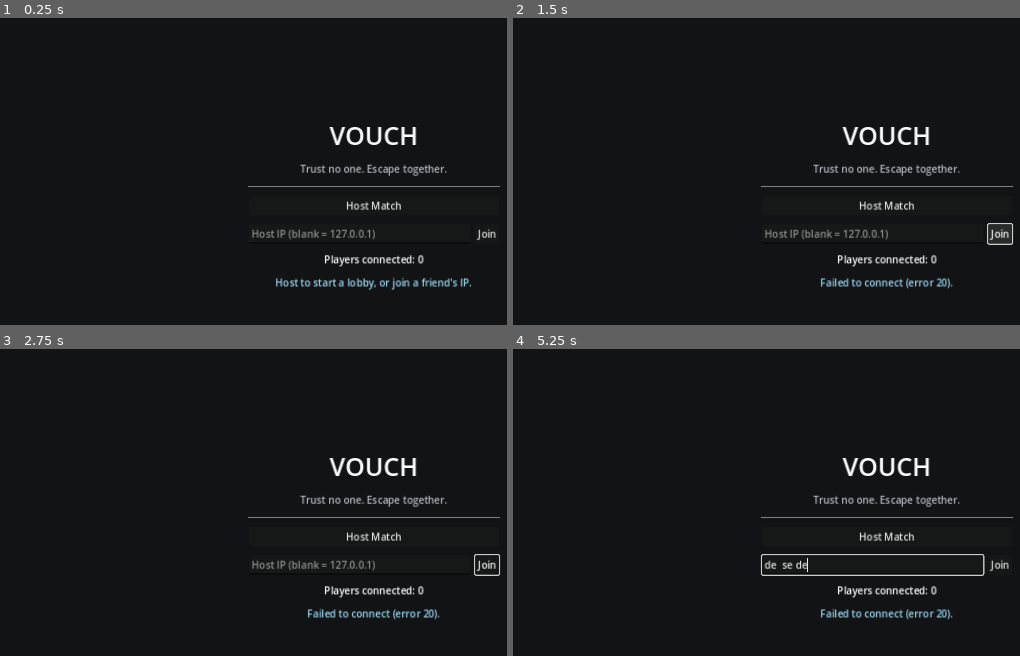
Above: before the commit, frames 1-4 (two rows, left to right).
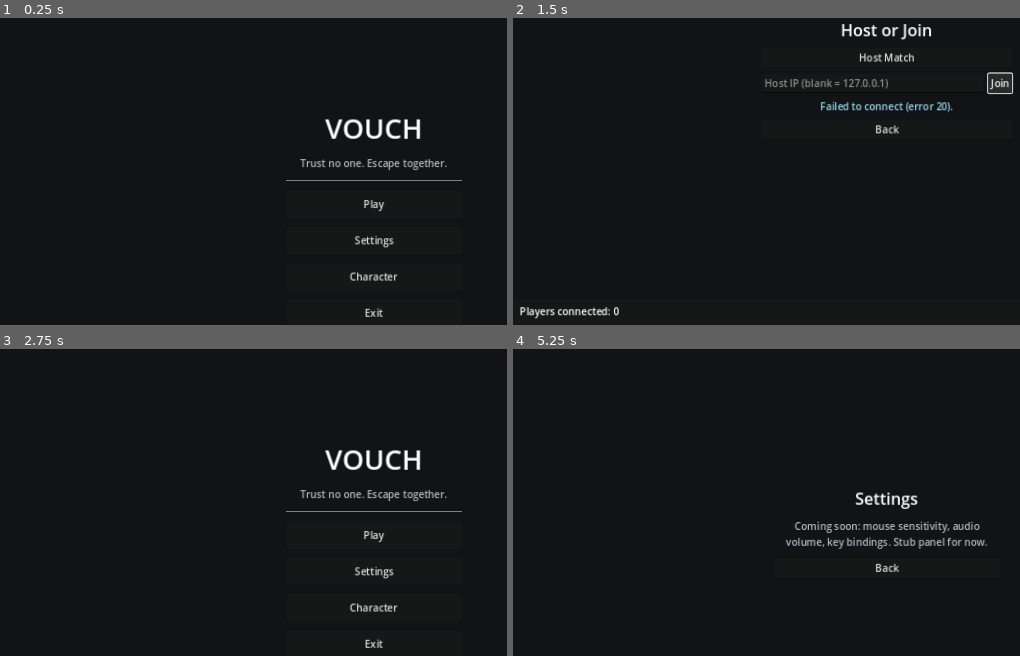
Above: after the commit, the same moments.

Repository: Kyrony/Vouch
Game: Godot game, scene res://scenes/Main.tscn
The game is run twice, just before and just after one commit, with the same random seed, the same clock (stepped at 60 frames per second) and the same inputs.
Inputs (mouse positions are in pixels of both pictures, inside the frame that each line leads up to):
- Up to frame 1 (0.25 s): no input
- Up to frame 2 (1.5 s): click (888, 205) at 0.5 s, where only the run before the commit has a clickable "Host Match"; click "Join" at 1.25 s
- Up to frame 3 (2.75 s): click (375, 459) at 2 s, where only the run after the commit has a clickable "Back"
- Up to frame 4 (5.25 s): click (888, 570) at 2.75 s, where only the run after the commit has a clickable "Settings"; tap Enter at 3.5, 5 s; move the mouse to (outside the picture) at 3.52 s; hold D (move_right) 3.53-4.28 s; hold E (interact) 3.53-4.28 s; tap Space (jump) at 3.77, 4.25, 4.52 s; move the mouse to (725, 570) at 4.27 s; hold S (move_back) 4.28-5.03 s; tap E (interact) at 4.35 s; move the mouse to (969, 450) at 5.02 s; hold D (move_right) from 5.03 s (still down); hold E (interact) from 5.03 s (still down)

The runs differ from the first frame. In frame 1, 4.0% of the frame differs, in the area x 48-99%, y 32-98%; in frame 2, 4.7%, in the area x 1-99%, y 1-99%; in frame 3, 3.9%; in frame 4, 4.2%.

Commit message:
Redesign Lobby into Home screen (Play/Settings/Character/Exit) with live joined-player list
Co-authored-by: Kyle Bruns <Kyrony@users.noreply.github.com>

Diff:
--- a/scenes/Lobby/Lobby.tscn
+++ b/scenes/Lobby/Lobby.tscn
@@ -20,66 +20,242 @@
 grow_vertical = 2
 color = Color(0.07, 0.075, 0.08, 1)
 
-[node name="VBoxContainer" type="VBoxContainer" parent="."]
+[node name="HomePanel" type="Control" parent="."]
+layout_mode = 1
+anchors_preset = 15
+anchor_right = 1.0
+anchor_bottom = 1.0
+grow_horizontal = 2
+grow_vertical = 2
+
+[node name="VBoxContainer" type="VBoxContainer" parent="HomePanel"]
 layout_mode = 1
 anchors_preset = 8
 anchor_left = 0.5
 anchor_top = 0.5
 anchor_right = 0.5
 anchor_bottom = 0.5
+offset_left = -140.0
+offset_top = -170.0
+offset_right = 140.0
+offset_bottom = 170.0
+grow_horizontal = 2
+grow_vertical = 2
+theme_override_constants/separation = 14
+
+[node name="TitleLabel" type="Label" parent="HomePanel/VBoxContainer"]
+layout_mode = 2
+theme_override_font_sizes/font_size = 44
+horizontal_alignment = 1
+text = "VOUCH"
+
+[node name="SubtitleLabel" type="Label" parent="HomePanel/VBoxContainer"]
+layout_mode = 2
+theme_override_colors/font_color = Color(0.7, 0.72, 0.76, 1)
+horizontal_alignment = 1
+text = "Trust no one. Escape together."
+autowrap_mode = 3
+
+[node name="HSeparator" type="HSeparator" parent="HomePanel/VBoxContainer"]
+layout_mode = 2
+
+[node name="PlayButton" type="Button" parent="HomePanel/VBoxContainer"]
+layout_mode = 2
+custom_minimum_size = Vector2(0, 44)
+text = "Play"
+
+[node name="SettingsButton" type="Button" parent="HomePanel/VBoxContainer"]
+layout_mode = 2
+custom_minimum_size = Vector2(0, 44)
+text = "Settings"
+
+[node name="CharacterButton" type="Button" parent="HomePanel/VBoxContainer"]
+layout_mode = 2
+custom_minimum_size = Vector2(0, 44)
+text = "Character"
+
+[node name="ExitButton" type="Button" parent="HomePanel/VBoxContainer"]
+layout_mode = 2
+custom_minimum_size = Vector2(0, 44)
+text = "Exit"
+
+[node name="PlayPanel" type="Control" parent="."]
+visible = false
+layout_mode = 1
+anchors_preset = 15
+anchor_right = 1.0
+anchor_bottom = 1.0
+grow_horizontal = 2
+grow_vertical = 2
+
+[node name="VBoxContainer" type="VBoxContainer" parent="PlayPanel"]
+layout_mode = 1
+anchors_preset = 8
+anchor_left = 0.5
+anchor_top = 0.0
+anchor_right = 0.5
+anchor_bottom = 0.0
 offset_left = -200.0
-offset_top = -160.0
+offset_top = 40.0
 offset_right = 200.0
-offset_bottom = 160.0
-grow_horizontal = 2
-grow_vertical = 2
-theme_override_constants/separation = 14
-
-[node name="TitleLabel" type="Label" parent="VBoxContainer"]
-layout_mode = 2
-theme_override_font_sizes/font_size = 40
-horizontal_alignment = 1
-text = "VOUCH"
-
-[node name="SubtitleLabel" type="Label" parent="VBoxContainer"]
-layout_mode = 2
-theme_override_colors/font_color = Color(0.7, 0.72, 0.76, 1)
-horizontal_alignment = 1
-text = "Trust no one. Escape together."
-autowrap_mode = 3
-
-[node name="HSeparator" type="HSeparator" parent="VBoxContainer"]
-layout_mode = 2
-
-[node name="HostButton" type="Button" parent="VBoxContainer"]
+offset_bottom = 320.0
+grow_horizontal = 2
+theme_override_constants/separation = 10
+
+[node name="TitleLabel" type="Label" parent="PlayPanel/VBoxContainer"]
+layout_mode = 2
+theme_override_font_sizes/font_size = 26
+horizontal_alignment = 1
+text = "Host or Join"
+
+[node name="HostButton" type="Button" parent="PlayPanel/VBoxContainer"]
 layout_mode = 2
 text = "Host Match"
 
-[node name="JoinRow" type="HBoxContainer" parent="VBoxContainer"]
+[node name="JoinRow" type="HBoxContainer" parent="PlayPanel/VBoxContainer"]
 layout_mode = 2
 theme_override_constants/separation = 8
 
-[node name="IPInput" type="LineEdit" parent="VBoxContainer/JoinRow"]
+[node name="IPInput" type="LineEdit" parent="PlayPanel/VBoxContainer/JoinRow"]
 layout_mode = 2
 size_flags_horizontal = 3
 placeholder_text = "Host IP (blank = 127.0.0.1)"
 
-[node name="JoinButton" type="Button" parent="VBoxContainer/JoinRow"]
+[node name="JoinButton" type="Button" parent="PlayPanel/VBoxContainer/JoinRow"]
 layout_mode = 2
 text = "Join"
 
-[node name="StartMatchButton" type="Button" parent="VBoxContainer"]
+[node name="StartMatchButton" type="Button" parent="PlayPanel/VBoxContainer"]
 layout_mode = 2
 text = "Start Match (host only)"
 
-[node name="PlayerCountLabel" type="Label" parent="VBoxContainer"]
-layout_mode = 2
-horizontal_alignment = 1
+[node name="StatusLabel" type="Label" parent="PlayPanel/VBoxContainer"]
+layout_mode = 2
+theme_override_colors/font_color = Color(0.6, 0.85, 0.95, 1)
+horizontal_alignment = 1
+autowrap_mode = 3
+text = "Host to start a lobby, or join a friend's IP."
+
+[node name="BackButton" type="Button" parent="PlayPanel/VBoxContainer"]
+layout_mode = 2
+text = "Back"
+
+[node name="PlayerListPanel" type="Panel" parent="PlayPanel"]
+layout_mode = 1
+anchors_preset = 12
+anchor_top = 0.68
+anchor_right = 1.0
+anchor_bottom = 1.0
+offset_left = 40.0
+offset_top = 0.0
+offset_right = -40.0
+offset_bottom = -30.0
+grow_horizontal = 2
+grow_vertical = 0
+
+[node name="VBoxContainer" type="VBoxContainer" parent="PlayPanel/PlayerListPanel"]
+layout_mode = 1
+anchors_preset = 15
+anchor_right = 1.0
+anchor_bottom = 1.0
+grow_horizontal = 2
+grow_vertical = 2
+offset_left = 12.0
+offset_top = 8.0
+offset_right = -12.0
+offset_bottom = -8.0
+
+[node name="PlayerCountLabel" type="Label" parent="PlayPanel/PlayerListPanel/VBoxContainer"]
+layout_mode = 2
+theme_override_font_sizes/font_size = 16
 text = "Players connected: 0"
 
-[node name="StatusLabel" type="Label" parent="VBoxContainer"]
-layout_mode = 2
-theme_override_colors/font_color = Color(0.6, 0.85, 0.95, 1)
-horizontal_alignment = 1
-autowrap_mode = 3
-text = "Host to start a lobby, or join a friend's IP."
+[node name="PlayerListScroll" type="ScrollContainer" parent="PlayPanel/PlayerListPanel/VBoxContainer"]
+layout_mode = 2
+size_flags_vertical = 3
+
+[node name="PlayerListBox" type="VBoxContainer" parent="PlayPanel/PlayerListPanel/VBoxContainer/PlayerListScroll"]
+layout_mode = 2
+size_flags_horizontal = 3
+
+[node name="SettingsPanel" type="Control" parent="."]
+visible = false
+layout_mode = 1
+anchors_preset = 15
+anchor_right = 1.0
+anchor_bottom = 1.0
+grow_horizontal = 2
+grow_vertical = 2
+
+[node name="VBoxContainer" type="VBoxContainer" parent="SettingsPanel"]
+layout_mode = 1
+anchors_preset = 8
+anchor_left = 0.5
+anchor_top = 0.5
+anchor_right = 0.5
+anchor_bottom = 0.5
+offset_left = -180.0
+offset_top = -100.0
+offset_right = 180.0
+offset_bottom = 100.0
+grow_horizontal = 2
+grow_vertical = 2
+theme_override_constants/separation = 14
+
+[node name="TitleLabel" type="Label" parent="SettingsPanel/VBoxContainer"]
+layout_mode = 2
+theme_override_font_sizes/font_size = 26
+horizontal_alignment = 1
+text = "Settings"
+
+[node name="StubLabel" type="Label" parent="SettingsPanel/VBoxContainer"]
+layout_mode = 2
+theme_override_colors/font_color = Color(0.7, 0.72, 0.76, 1)
+horizontal_alignment = 1
+autowrap_mode = 3
+text = "Coming soon: mouse sensitivity, audio volume, key bindings. Stub panel for now."
+
+[node name="BackButton" type="Button" parent="SettingsPanel/VBoxContainer"]
+layout_mode = 2
+text = "Back"
+
+[node name="CharacterPanel" type="Control" parent="."]
+visible = false
+layout_mode = 1
+anchors_preset = 15
+anchor_right = 1.0
+anchor_bottom = 1.0
+grow_horizontal = 2
+grow_vertical = 2
+
+[node name="VBoxContainer" type="VBoxContainer" parent="CharacterPanel"]
+layout_mode = 1
+anchors_preset = 8
+anchor_left = 0.5
+anchor_top = 0.5
+anchor_right = 0.5
+anchor_bottom = 0.5
+offset_left = -180.0
+offset_top = -100.0
+offset_right = 180.0
+offset_bottom = 100.0
+grow_horizontal = 2
+grow_vertical = 2
+theme_override_constants/separation = 14
+
+[node name="TitleLabel" type="Label" parent="CharacterPanel/VBoxContainer"]
+layout_mode = 2
+theme_override_font_sizes/font_size = 26
+horizontal_alignment = 1
+text = "Character"
+
+[node name="StubLabel" type="Label" parent="CharacterPanel/VBoxContainer"]
+layout_mode = 2
+theme_override_colors/font_color = Color(0.7, 0.72, 0.76, 1)
+horizontal_alignment = 1
+autowrap_mode = 3
+text = "Coming soon: cosmetic customization. Faction color is never player-chosen, by design. Stub panel for now."
+
+[node name="BackButton" type="Button" parent="CharacterPanel/VBoxContainer"]
+layout_mode = 2
+text = "Back"
--- a/scripts/lobby.gd
+++ b/scripts/lobby.gd
@@ -1,29 +1,73 @@
 extends Control
 ## Lobby
 ##
-## Host/join UI stub. IP-based direct connect only for MVP - lobby codes
-## and relay/NAT traversal are explicitly future work (see
-## docs/MVP_GDD.md). The host is the only one who can start the match.
+## Acts as the game's "home screen": Play / Settings / Character / Exit.
+## Play swaps in the host/join sub-panel (IP-based direct connect only for
+## MVP - lobby codes and relay/NAT traversal are explicitly future work,
+## see docs/MVP_GDD.md). Settings/Character are stub panels for now. The
+## Play panel shows a LIVE joined-player list (name + peer id) that
+## updates as peers connect, broadcast to everyone via
+## `NetworkManager.lobby_roster_updated` - this is pre-match "who's here"
+## information only, never faction/role info.
 
-@onready var host_button: Button = $VBoxContainer/HostButton
-@onready var ip_input: LineEdit = $VBoxContainer/JoinRow/IPInput
-@onready var join_button: Button = $VBoxContainer/JoinRow/JoinButton
-@onready var start_match_button: Button = $VBoxContainer/StartMatchButton
-@onready var status_label: Label = $VBoxContainer/StatusLabel
-@onready var player_count_label: Label = $VBoxContainer/PlayerCountLabel
+@onready var home_panel: Control = $HomePanel
+@onready var play_panel: Control = $PlayPanel
+@onready var settings_panel: Control = $SettingsPanel
+@onready var character_panel: Control = $CharacterPanel
+
+@onready var play_button: Button = $HomePanel/VBoxContainer/PlayButton
+@onready var settings_button: Button = $HomePanel/VBoxContainer/SettingsButton
+@onready var character_button: Button = $HomePanel/VBoxContainer/CharacterButton
+@onready var exit_button: Button = $HomePanel/VBoxContainer/ExitButton
+
+@onready var host_button: Button = $PlayPanel/VBoxContainer/HostButton
+@onready var ip_input: LineEdit = $PlayPanel/VBoxContainer/JoinRow/IPInput
+@onready var join_button: Button = $PlayPanel/VBoxContainer/JoinRow/JoinButton
+@onready var start_match_button: Button = $PlayPanel/VBoxContainer/StartMatchButton
+@onready var status_label: Label = $PlayPanel/VBoxContainer/StatusLabel
+@onready var play_back_button: Button = $PlayPanel/VBoxContainer/BackButton
+
+@onready var player_count_label: Label = $PlayPanel/PlayerListPanel/VBoxContainer/PlayerCountLabel
+@onready var player_list_box: VBoxContainer = $PlayPanel/PlayerListPanel/VBoxContainer/PlayerListScroll/PlayerListBox
+
+@onready var settings_back_button: Button = $SettingsPanel/VBoxContainer/BackButton
+@onready var character_back_button: Button = $CharacterPanel/VBoxContainer/BackButton
 
 
 func _ready() -> void:
+	play_button.pressed.connect(func(): _show_panel(play_panel))
+	settings_button.pressed.connect(func(): _show_panel(settings_panel))
+	character_button.pressed.connect(func(): _show_panel(character_panel))
+	exit_button.pressed.connect(_on_exit_pressed)
+
+	play_back_button.pressed.connect(func(): _show_panel(home_panel))
+	settings_back_button.pressed.connect(func(): _show_panel(home_panel))
+	character_back_button.pressed.connect(func(): _show_panel(home_panel))
+
 	host_button.pressed.connect(_on_host_pressed)
 	join_button.pressed.connect(_on_join_pressed)
 	start_match_button.pressed.connect(_on_start_match_pressed)
 	start_match_button.visible = false
 
-	NetworkManager.player_connected.connect(_on_roster_changed)
-	NetworkManager.player_disconnected.connect(_on_roster_changed)
 	NetworkManager.joined_server.connect(_on_joined_server)
 	NetworkManager.join_failed.connect(_on_join_failed)
 	NetworkManager.disconnected_from_server.connect(_on_disconnected)
+	NetworkManager.lobby_roster_updated.connect(_on_roster_updated)
+
+	_show_panel(home_panel)
+	_on_roster_updated(NetworkManager.lobby_roster)
+
+
+func _show_panel(panel: Control) -> void:
+	home_panel.visible = false
+	play_panel.visible = false
+	settings_panel.visible = false
+	character_panel.visible = false
+	panel.visible = true
+
+
+func _on_exit_pressed() -> void:
+	get_tree().quit()
 
 
 func _on_host_pressed() -> void:
@@ -31,7 +75,6 @@
 	if err == OK:
 		status_label.text = "Hosting on port %d. Share your IP with friends." % NetworkManager.DEFAULT_PORT
 		start_match_button.visible = true
-		_on_roster_changed(0)
 	else:
 		status_label.text = "Failed to host (error %s)." % err
 
@@ -64,6 +107,13 @@
 	start_match_button.visible = false
 
 
-func _on_roster_changed(_peer_id: int) -> void:
-	if NetworkManager.is_server():
-		player_count_label.text = "Players connected: %d" % GameState.players.size()
+func _on_roster_updated(roster: Array) -> void:
+	for child in player_list_box.get_children():
+		child.queue_free()
+
+	for entry in roster:
+		var label := Label.new()
+		label.text = "\u2022 %s  (peer %d)" % [entry["name"], entry["peer_id"]]
+		player_list_box.add_child(label)
+
+	player_count_label.text = "Players connected: %d" % roster.size()
